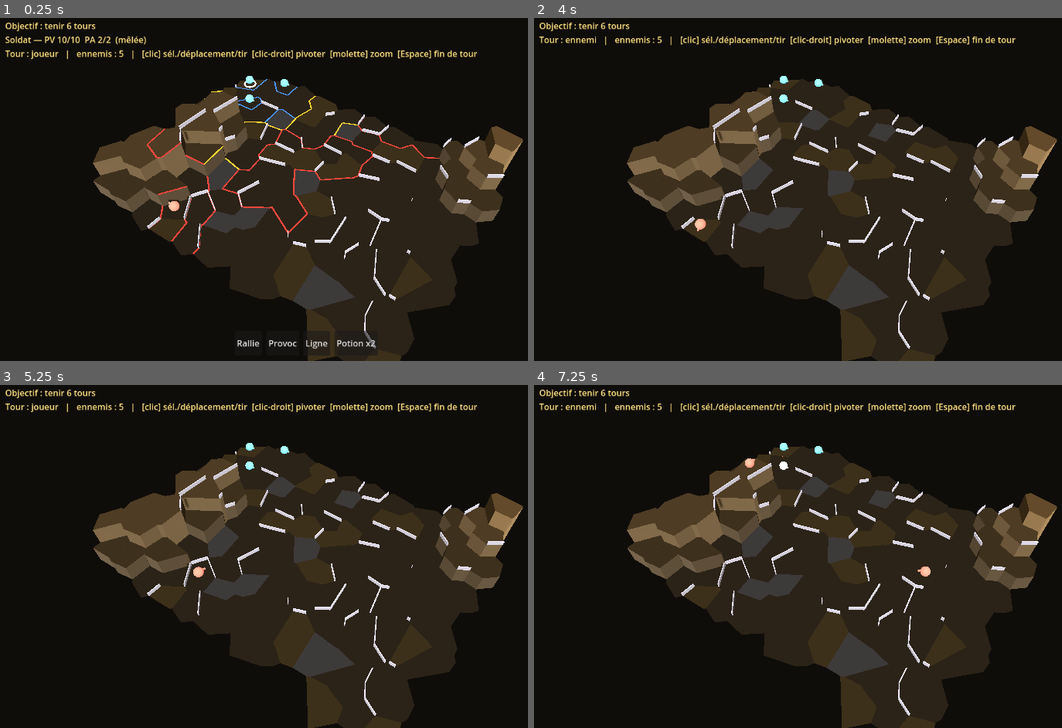
Above: before the commit, frames 1-4 (two rows, left to right).
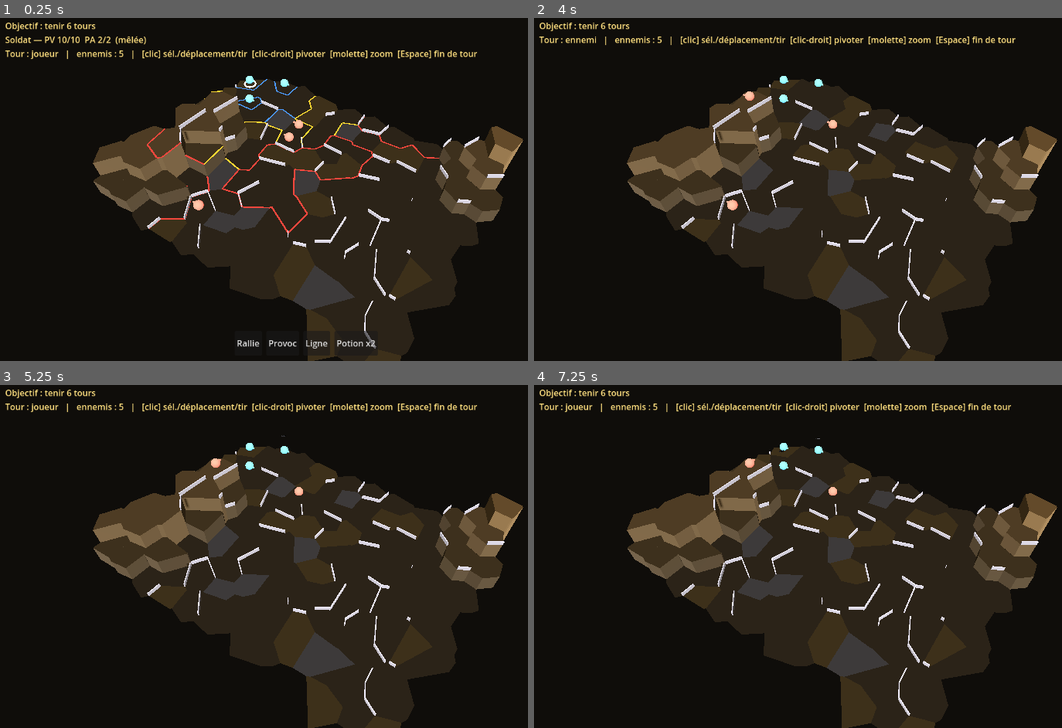
Above: after the commit, the same moments.

Repository: florentmathieu/game
Game: Godot game, scene res://scenes/Battle.tscn
Same seed, same stepped clock (60 frames per second), same inputs: the game is played once before the commit and once after it. This scene is started directly instead of the project's main scene.
Inputs (mouse positions are in pixels of both pictures, inside the frame that each line leads up to):
- Up to frame 1 (0.25 s): no input
- Up to frame 2 (4 s): click "Rallie" at 0.5 s; click "Provoc" at 1.25 s; click "Rallie" at 2 s; click "Ligne" at 2.75 s; tap Enter at 3.5 s; move the mouse to (977, 168) at 3.52 s; click (977, 168) at 3.67 s; tap Space at 3.77 s
- Up to frame 3 (5.25 s): tap Space at 4.25 s; drag from (184, 570) to (274, 625) at 4.27 s; move the mouse to (369, 477) at 5.02 s; click (369, 477) at 5.17 s
- Up to frame 4 (7.25 s): tap Enter at 5.75 s; drag from (808, 625) to (655, 501) at 5.77 s; tap Space at 6.5, 6.77 s; move the mouse to (1025, 607) at 6.52 s; click (1025, 607) at 6.67 s

The runs differ from the first frame. In frame 1, 0.4% of the frame differs, in the area x 29-60%, y 29-69%; in frame 2, 0.2%; in frame 3, 0.1%; in frame 4, 1.2%, in the area x 5-92%, y 5-56%.

Commit message:
Godot: reprise fidèle de la répartition des pods + zones de patrouille
- Répartition ennemie en PODS (port de genMission) : ancres par échantillonnage
  « point le plus éloigné » + biais d'intérieur (pods étalés, pas massés au
  bord), nombre d'ennemis réparti en groupes autour de chaque ancre (rayon 2),
  hors vue directe du déploiement. Avant : 1 ennemi = 1 pod, espacement simple.
- Patrouille : but PERSISTANT (garde sa destination tant qu'elle est valide
  dans la laisse + la zone Voronoï du pod), au lieu de re-tirer au hasard
  chaque pas. Zones disjointes via pod_centers (medoid) / pod_owns.
- pods_test : 5 ennemis → 3 pods groupés, centres dispersés, patrouille en zone.

Co-Authored-By: Claude Opus 4.8 <noreply@anthropic.com>
Claude-Session: https://claude.ai/code/session_011W5fGsCJX3Rz6FN17p17HS

Diff:
--- a/godot-port/scripts/Battle.gd
+++ b/godot-port/scripts/Battle.gd
@@ -331,20 +331,77 @@
 				_make_unit("player", spec.cls, id, spec.get("mem", {})); used[id] = true
 				if not fb.is_empty(): units[-1].dmgBonus += int(fb.get("dmg", 0))   # dégâts de forge (PV déjà dans maxHp)
 				break
-	# escouade ennemie : nombre selon difficulté, répartie en pods, la plus loin = boss
-	var pool := ["garde", "archer", "emage", "shieldbearer", "brute", "archer", "garde", "brute"]
-	var far := pass_cells.duplicate(); far.reverse()
-	var pod := 0; var placed := 0
-	for k in min(n_enemies, pool.size()):
-		var cls: String = pool[k]
-		for id in far:
-			if used.has(id): continue
-			var ok := true
-			for u in used: if mesh.hops(u, id) < 4: ok = false; break
-			if ok:
-				_make_unit("enemy", cls, id); used[id] = true
-				units[-1].asleep = true; units[-1].pod = pod; pod += 1; placed += 1
-				break
+	_spawn_enemy_pods(pass_cells, used)
+
+# Répartition ennemie en PODS (port de genMission) : ancres par échantillonnage « point le plus
+# éloigné » + biais d'intérieur (les pods s'étalent au lieu de se masser au bord opposé), puis
+# le nombre d'ennemis est réparti en groupes autour de chaque ancre (rayon 2).
+func _spawn_enemy_pods(pass_cells: Array, used: Dictionary) -> void:
+	var anchor_cell: int = units[0].cell if not units.is_empty() else pass_cells[0]
+	var intf := func(id: int) -> int:
+		var c := 0
+		for n in mesh.cells[id].nb: if mesh.passable(n): c += 1
+		return c
+	# profondeur (hops depuis le déploiement) des cases libres
+	var depth := {}
+	for id in pass_cells:
+		if not used.has(id): depth[id] = mesh.hops(anchor_cell, id)
+	var maxd := 0
+	for id in depth: maxd = max(maxd, int(depth[id]))
+	var pod_min: int = max(3, int(maxd * 0.45))
+	# candidats d'ancre : profonds ET hors vue directe du déploiement (sinon repli progressif)
+	var cand := []
+	for id in depth:
+		if int(depth[id]) >= pod_min and not mesh.los(anchor_cell, id): cand.append(id)
+	if cand.size() < 1:
+		for id in depth: if int(depth[id]) >= min(pod_min, 3): cand.append(id)
+	if cand.is_empty():
+		for id in depth: if id != anchor_cell: cand.append(id)
+	if cand.is_empty(): return
+	var pod_count: int = clampi(int(round(n_enemies / 2.0)), 1, 4)
+	# 1re ancre : profonde mais pas collée au bord ; suivantes : loin des précédentes + intérieur
+	var anchors := []
+	var first: int = cand[0]; var fbs := -1.0e9
+	for id in cand:
+		var sc: float = float(depth[id]) * 0.4 + float(intf.call(id)) * 1.6
+		if sc > fbs: fbs = sc; first = id
+	anchors.append(first)
+	while anchors.size() < pod_count and anchors.size() < cand.size():
+		var best := -1; var bs := -1.0e9
+		for id in cand:
+			if anchors.has(id): continue
+			var spread: int = 1 << 30
+			for a in anchors: spread = min(spread, mesh.hops(a, id))
+			var sc: float = float(spread) * 3.0 + float(intf.call(id)) * 1.2 + float(depth[id]) * 0.15
+			if sc > bs: bs = sc; best = id
+		if best < 0: break
+		var sp: int = 1 << 30
+		for a in anchors: sp = min(sp, mesh.hops(a, best))
+		if sp < 2: break               # évite l'agglutinement des pods
+		anchors.append(best)
+	# répartition déterministe du nombre d'ennemis sur les pods
+	var pn: int = max(1, anchors.size())
+	var sizes := []
+	for i in pn: sizes.append(int(n_enemies / pn) + (1 if i < n_enemies % pn else 0))
+	var epool := ["shieldbearer", "archer", "garde", "emage", "brute", "archer", "garde", "brute"]
+	var ei := 0
+	for pi in anchors.size():
+		var anc: int = anchors[pi]
+		var ball := {}; var q := [anc]; ball[anc] = 0    # pool autour de l'ancre (rayon 2)
+		while q.size():
+			var id: int = q.pop_front()
+			if int(ball[id]) >= 2: continue
+			for n in mesh.cells[id].nb:
+				if mesh.passable(n) and not ball.has(n): ball[n] = int(ball[id]) + 1; q.append(n)
+		var spots := []
+		for id in ball: if not used.has(id): spots.append(id)
+		spots.sort_custom(func(a, b): return int(ball[a]) < int(ball[b]))
+		for s in int(sizes[pi]):
+			if spots.is_empty(): break
+			var cell: int = spots.pop_front()
+			if used.has(cell): continue
+			_make_unit("enemy", epool[ei % epool.size()], cell); used[cell] = true
+			units[-1].asleep = true; units[-1].pod = pi; units[-1].home = cell; ei += 1
 
 # ---------- cooldowns / statuts ----------
 func on_cd(u, id: String) -> bool: return u.cd.has(id) and u.cd[id] > 0
@@ -692,11 +749,16 @@
 		for n in mesh.cells[id].nb:
 			if mesh.passable(n) and not ball.has(n): ball[n] = ball[id] + 1; q.append(n)
 	var occ := _occupied(units.find(e))
-	var zone := []
-	for id in ball:
-		if pod_owns(e, id) and (id == e.cell or not occ.has(id)): zone.append(id)
-	if zone.is_empty(): return
-	var goal: int = zone[Hazard.rint(zone.size())]
+	# garde le même but tant qu'il est valide (dans la laisse ET la zone du pod) — sinon en (re)choisit un
+	var goal: int = int(e.get("patrolGoal", -1))
+	var valid: bool = goal >= 0 and goal != e.cell and ball.has(goal) and pod_owns(e, goal) and not occ.has(goal)
+	if not valid:
+		var zone := []
+		for id in ball:
+			if pod_owns(e, id) and (id == e.cell or not occ.has(id)): zone.append(id)
+		goal = zone[Hazard.rint(zone.size())] if not zone.is_empty() else e.cell
+		e["patrolGoal"] = goal
+	if goal == e.cell: return
 	var best := -1; var bd: int = mesh.hops(e.cell, goal)
 	for n in mesh.cells[e.cell].nb:
 		if not mesh.passable(n) or occ.has(n) or not ball.has(n) or not pod_owns(e, n): continue
--- /dev/null
+++ b/godot-port/tests/pods_test.gd
@@ -0,0 +1,45 @@
+extends SceneTree
+# Vérifie la répartition en pods (ancres dispersées + groupes) et les zones de patrouille Voronoï.
+func _initialize() -> void:
+	var B = load("res://scenes/Battle.tscn").instantiate()
+	B.fast = true
+	get_root().add_child(B); await process_frame
+	var pods := {}
+	for u in B.units:
+		if u.team == "enemy":
+			var p: int = int(u.pod)
+			if not pods.has(p): pods[p] = []
+			pods[p].append(u.cell)
+	print("ennemis=%d  pods=%d  tailles=%s" % [_ne(B), pods.size(), str(pods.values().map(func(a): return (a as Array).size()))])
+	var ok := true
+	if pods.size() < 1: ok = false
+	# centres de pods distincts (ancres dispersées)
+	var centers: Dictionary = B.pod_centers()
+	var dmin := 1 << 30
+	var ks: Array = centers.keys()
+	for i in ks.size():
+		for j in range(i + 1, ks.size()):
+			dmin = min(dmin, B.mesh.hops(centers[ks[i]], centers[ks[j]]))
+	print("centres de pods=%s  distance min entre centres=%s" % [str(centers.values()), (dmin if ks.size() > 1 else "(1 pod)")])
+	if ks.size() > 1 and dmin < 2: ok = false   # pods non agglutinés
+	# zones disjointes : chaque centre s'appartient à lui-même
+	for k in centers:
+		var e := {"pod": k}
+		if not B.pod_owns(e, centers[k]): ok = false
+	# patrouille : un dormeur reste immobile, un éveillé bouge dans sa zone
+	var e0 = null
+	for u in B.units: if u.team == "enemy": e0 = u; break
+	if e0 != null:
+		var c0: int = e0.cell
+		e0.asleep = false; e0.home = c0; e0.ap = 1
+		B.patrol_step(e0)
+		var moved_in_zone: bool = (e0.cell == c0) or B.pod_owns(e0, e0.cell)
+		print("patrouille : but persistant=%s, reste dans la zone=%s" % [int(e0.get("patrolGoal", -1)), moved_in_zone])
+		if not moved_in_zone: ok = false
+	print("\n%s" % ("OK — pods dispersés + zones de patrouille fonctionnels" if ok else "!! échec pods/patrouille"))
+	quit()
+
+func _ne(B) -> int:
+	var n := 0
+	for u in B.units: if u.team == "enemy": n += 1
+	return n
